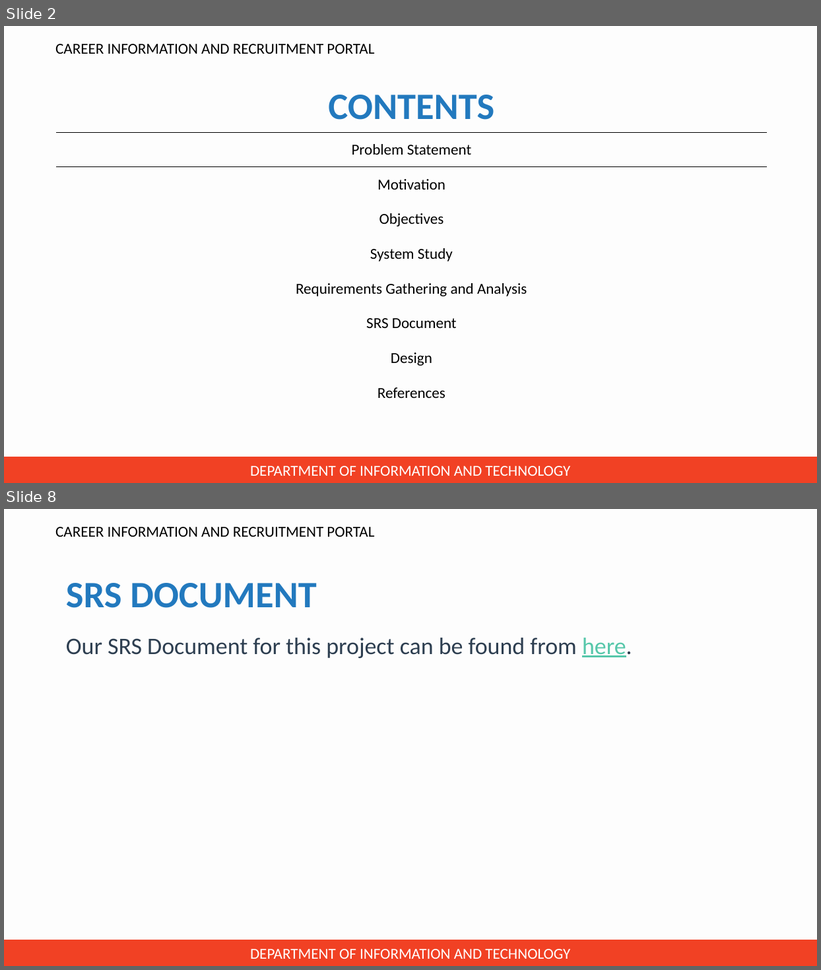
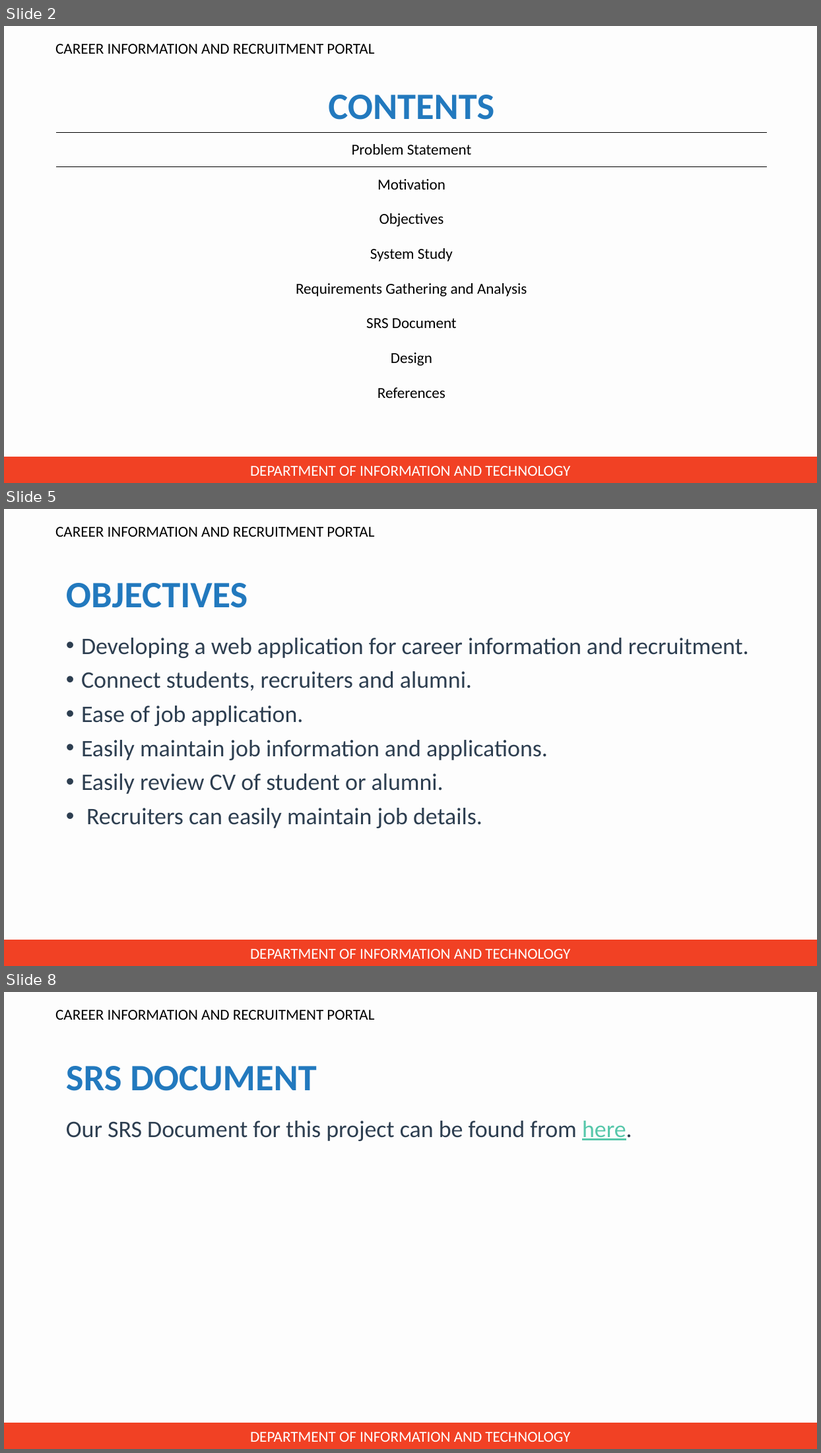
Before and after one commit to jincy-p-janardhanan/Career-Information-and-Recruitment-Portal, a slide deck: Presentation for zeroth review/PPT for zeroth review.pptx. Shown one above the other, each under a label of ours: slides 2 and 8 before the commit, slides 2, 5 and 8 after it; the slides between them are not shown. The pictures are 821x970 and 821x1453 pixels, drawn with LibreOffice and Linux fonts; fonts in the diff are those of the drawing; background and template pictures are left out. Boxes give left, top, right and bottom in pixels: in the first picture for what was removed or moved away, otherwise in the second. Text is boxed around its words. In the diff, an @@ line names an element or a change of style, - is before the commit and + after.

Commit message:
PPT

```diff
--- a/Presentation for zeroth review/PPT for zeroth review.pptx
+++ b/Presentation for zeroth review/PPT for zeroth review.pptx
@@ slide 5 added at bbox=[4, 509, 817, 966], background #F2F2F2 at 9% opacity; not listed: 2 template elements that a slide beside it also shows @@
@@ title added at bbox=[66, 583, 248, 608], 44 pt, text #2279BE, bold @@
+OBJECTIVES
@@ text added at bbox=[81, 638, 749, 828], 28 pt, text #2D3E50 @@
+• Developing a web application for career information and recruitment.
+• Connect students, recruiters and alumni.
+• Ease of job application.
+• Easily maintain job information and applications.
+• Easily review CV of student or alumni.
+• Recruiters can easily maintain job details.
```
Also in this commit, not shown: 3 slides changed, 2 other slides added, 3 slides removed.
